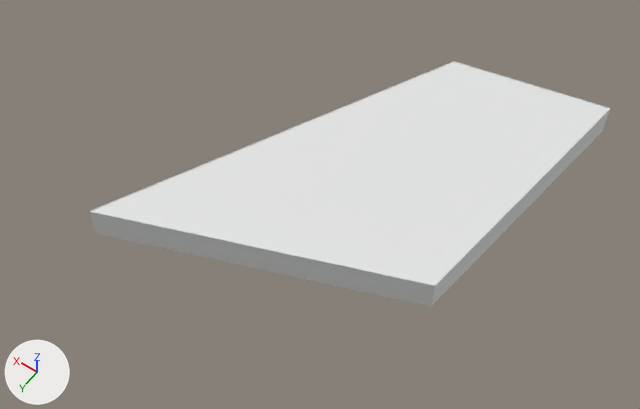
Two versions of the FBX model SourceAssets/MPR/reference_v4/context/SM_MPR4_Context_east_industrial.fbx, one commit apart.
Camera for both pictures: a 50 mm camera at (453.3, 91.4, 211.6) aimed at (550.8, -45.1, -2.8). The lights are fixed; the arrows at lower left show +X, +Y and +Z. The first picture is the older version. Vertices at exactly the same position are counted once.

In view in the first picture: 'SM_MPR4_Context_east_industrial'.
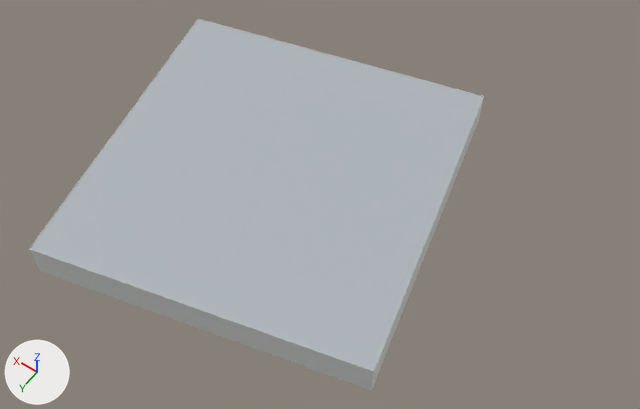
Diff of the bpy script that builds the scene:
```diff
--- a/SourceAssets/MPR/reference_v4/context/SM_MPR4_Context_east_industrial.fbx.py
+++ b/SourceAssets/MPR/reference_v4/context/SM_MPR4_Context_east_industrial.fbx.py
@@ mat_mpr4_contextroof @@
 mat_mpr4_contextroof = principled_material('MPR4_ContextRoof')
-mat_mpr4_contextroof.base_color = (0.78, 0.79, 0.785)  # white #e5e6e5
+mat_mpr4_contextroof.base_color = (0.43, 0.47, 0.5)  # grey #afb6bc
 mat_mpr4_contextroof.roughness = 0.76
@@ me_sm_mpr4_context_east_industrial @@
 # used by ob_sm_mpr4_context_east_industrial; location = (0.0, 0.0, 0.0)
-me_sm_mpr4_context_east_industrial.from_pydata(...)  # 44 vertices, 38 faces; spans x 492.9..597.7, y -121.9..3.4, z -1.2..9.6
+me_sm_mpr4_context_east_industrial.from_pydata(...)  # 44 vertices, 38 faces; spans x 503.2..626.7, y -103.2..22.5, z -1.2..9.6
+# me_sm_mpr4_context_east_industrial part 1: the loose piece of 8 vertices spanning x 543.9..597.7, y -111.8..3.4, z 9.4..9.6 is turned 38.7 degrees about the z axis through its middle and scaled by 0.822, then moved by (-55.2, 1.8, 0.0)
+# me_sm_mpr4_context_east_industrial part 2: the loose piece of 8 vertices spanning x 503.8..597.7, y -32.7..3.4, z 9.4..9.6 is scaled about its middle by (1.05, 0.671, 1), then moved by (26.6, -76.4, 0.0)
+# me_sm_mpr4_context_east_industrial part 3: the loose piece of 8 vertices spanning x 543.9..597.7, y -111.8..3.4, z 9.4..9.6 is copied, and the copy is turned -141.3 degrees about the z axis through its middle and scaled by 0.822, then moved by (43.4, 25.9, 0.0); it spans x 601.7..626.7, y -79.0..22.5, z 9.4..9.6
+# me_sm_mpr4_context_east_industrial part 4: the loose piece of 8 vertices spanning x 492.9..503.9, y -121.8..-32.6, z 9.4..9.6 is turned 110.7 degrees about the z axis through its middle and scaled by 1.13, then moved by (54.1, 87.6, 0.0)
+# me_sm_mpr4_context_east_industrial part 5: the loose piece of 12 vertices spanning x 493.0..597.7, y -121.8..3.4, z -1.2..9.4 is rebuilt with 12 vertices and now spans x 503.2..626.6, y -103.1..22.5, z -1.2..9.4
+# me_sm_mpr4_context_east_industrial part 6: the loose piece of 8 vertices spanning x 493.0..544.0, y -121.9..-111.7, z 9.4..9.6 is deleted
 me_sm_mpr4_context_east_industrial.materials.append(mat_mpr4_contextwall)
```

Changed parts and their boxes [x1, y1, x2, y2] in the pictures (640 x 409 px; the box of a moved part takes in the faces that stretch with it):
'SM_MPR4_Context_east_industrial', recoloured, reshaped (white to grey, 13% narrower, 51% taller)
    before: [89, 61, 611, 307]
    after: [29, 19, 484, 391]
part 1 of me_sm_mpr4_context_east_industrial, moved or reshaped
    before: [90, 61, 454, 211]
    after: [373, 97, 484, 371]
part 2 of me_sm_mpr4_context_east_industrial, moved or reshaped
    before: [89, 211, 435, 286]
    after: [199, 19, 484, 97]
part 3 of me_sm_mpr4_context_east_industrial, added
    after: [29, 19, 198, 249]
part 4 of me_sm_mpr4_context_east_industrial, moved or reshaped
    before: [435, 108, 611, 286]
    after: [29, 249, 374, 372]
part 5 of me_sm_mpr4_context_east_industrial, rebuilt (13% narrower, 52% taller)
    before: [89, 62, 610, 307]
    after: [30, 19, 483, 391]
part 6 of me_sm_mpr4_context_east_industrial, deleted
    before: [454, 61, 609, 108]
